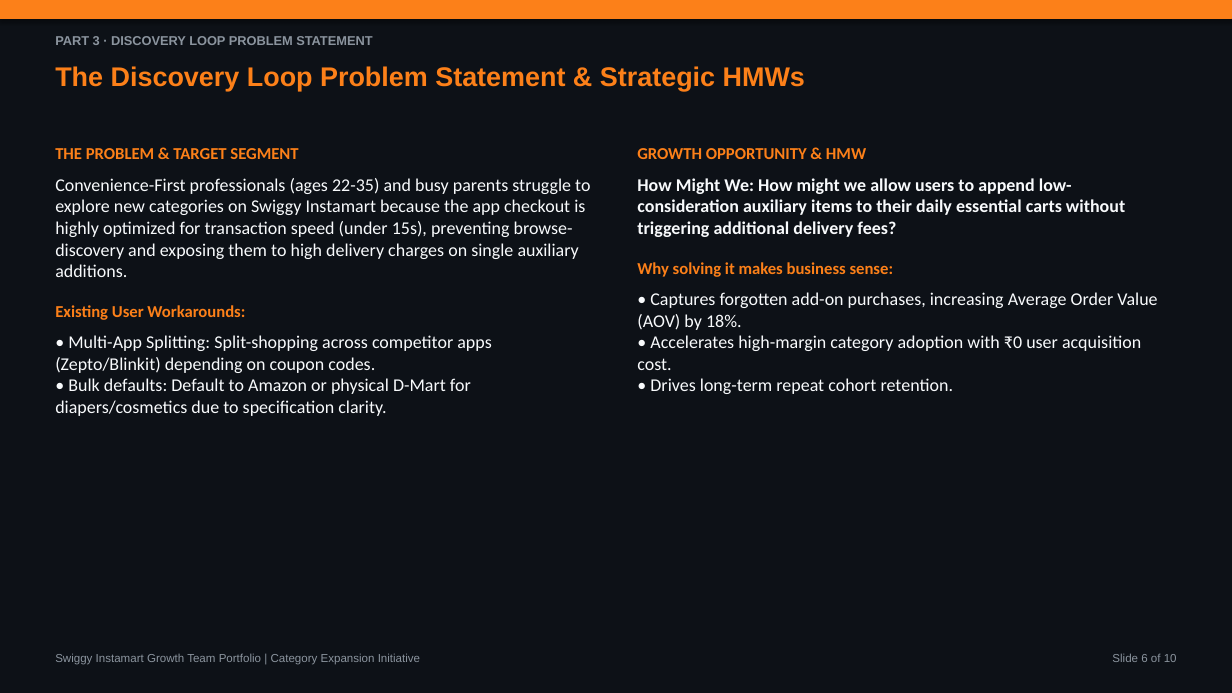
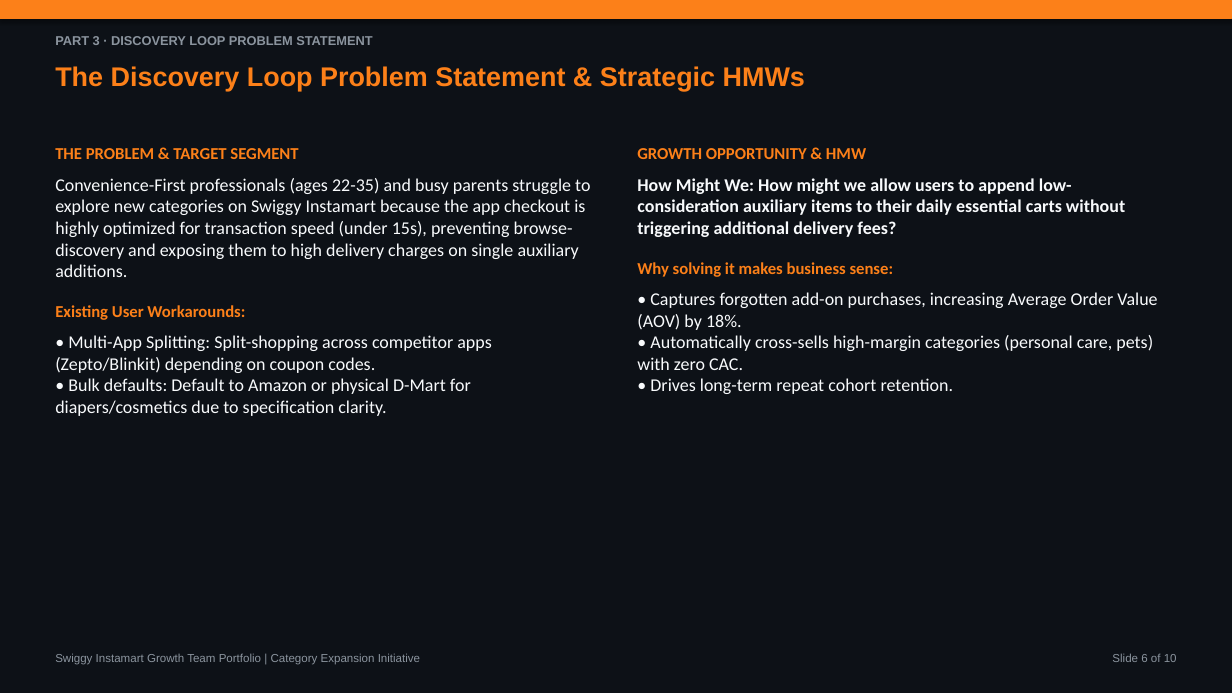
Before and after one commit to aashritamalviya1999/swiggy-instamart-discovery, a slide deck: slide 6 of NL Swiggy Instamart.pptx. Drawn at 1232x693 pixels with LibreOffice and Linux fonts; fonts in the diff are those of the drawing. Boxes give left, top, right and bottom in pixels: in the first picture for what was removed or moved away, otherwise in the second. Text is boxed around its words. In the diff, an @@ line names an element or a change of style, - is before the commit and + after.

```diff
--- a/NL Swiggy Instamart.pptx
+++ b/NL Swiggy Instamart.pptx
@@ text at <box>637,292,1157,394</box>: text changed @@
-• Captures forgotten add-on purchases, increasing Average Order Value (AOV) by 18%.
-• Accelerates high-margin category adoption with ₹0 user acquisition cost.
-• Drives long-term repeat cohort retention.
+• Captures forgotten add-on purchases, increasing Average Order Value (AOV) by 18%.
+• Automatically cross-sells high-margin categories (personal care, pets) with zero CAC.
+• Drives long-term repeat cohort retention.
```
Also in this commit, not shown: 1 other slide changed, 3 slides added, 3 slides removed, 1 other file.
